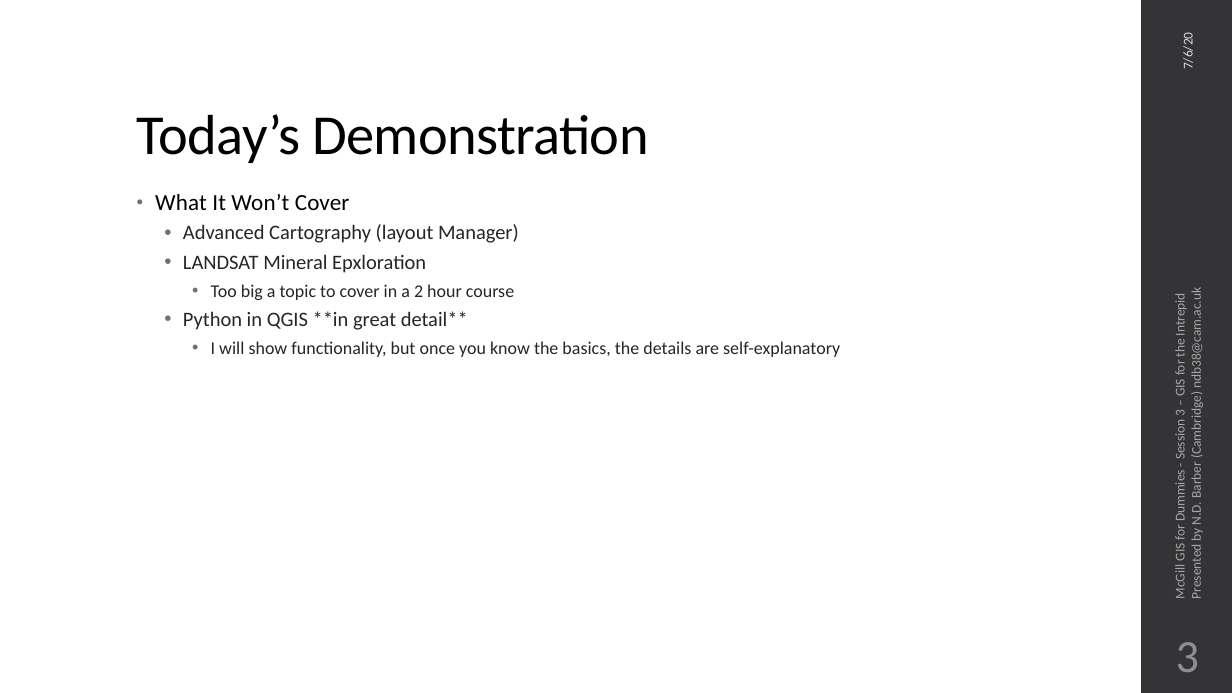
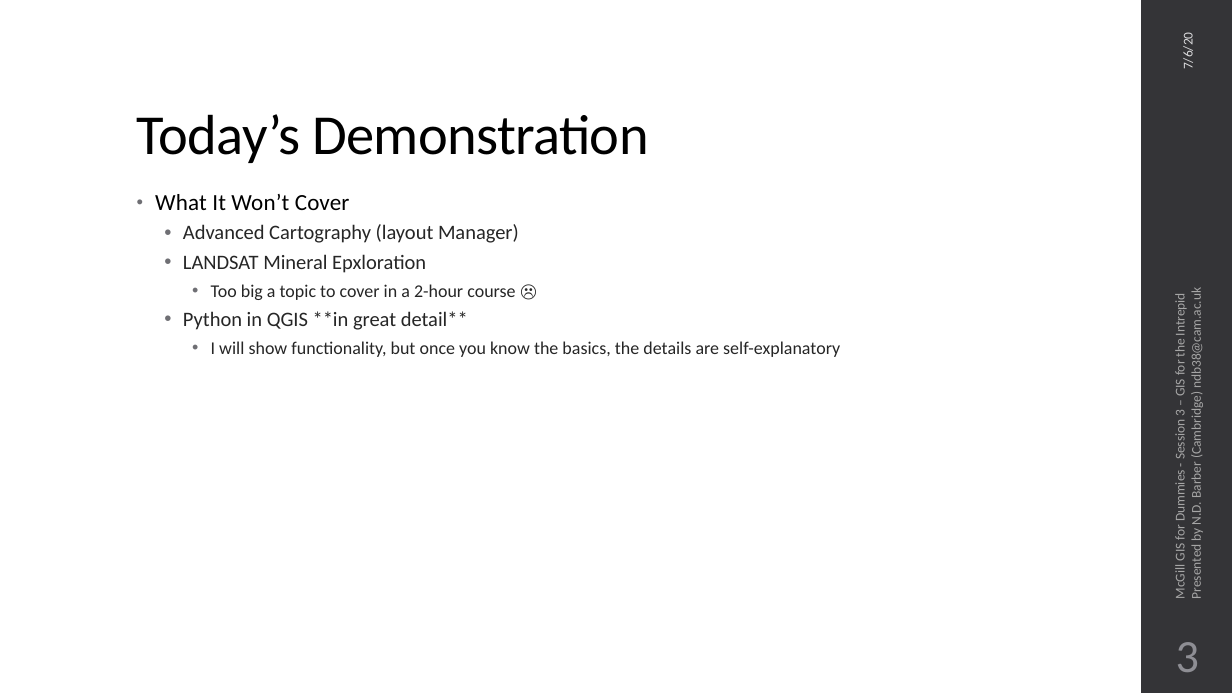
Before and after one commit to ndb38/gis-for-geoscientists, a slide deck: slide 4 of lectures/Session 3/Session3_Lecture.pptx. Drawn at 1232x693 pixels with LibreOffice and Linux fonts; fonts in the diff are those of the drawing. Boxes give left, top, right and bottom in pixels: in the first picture for what was removed or moved away, otherwise in the second. Text is boxed around its words. In the diff, an @@ line names an element or a change of style, - is before the commit and + after.

```diff
--- a/lectures/Session 3/Session3_Lecture.pptx
+++ b/lectures/Session 3/Session3_Lecture.pptx
@@ text at (211,284,515,300): text changed @@
-    • Too big a topic to cover in a 2 hour course
+    • Too big a topic to cover in a 2-hour course ☹
```
Also in this commit, not shown: 2 other slides changed, 1 other file.
